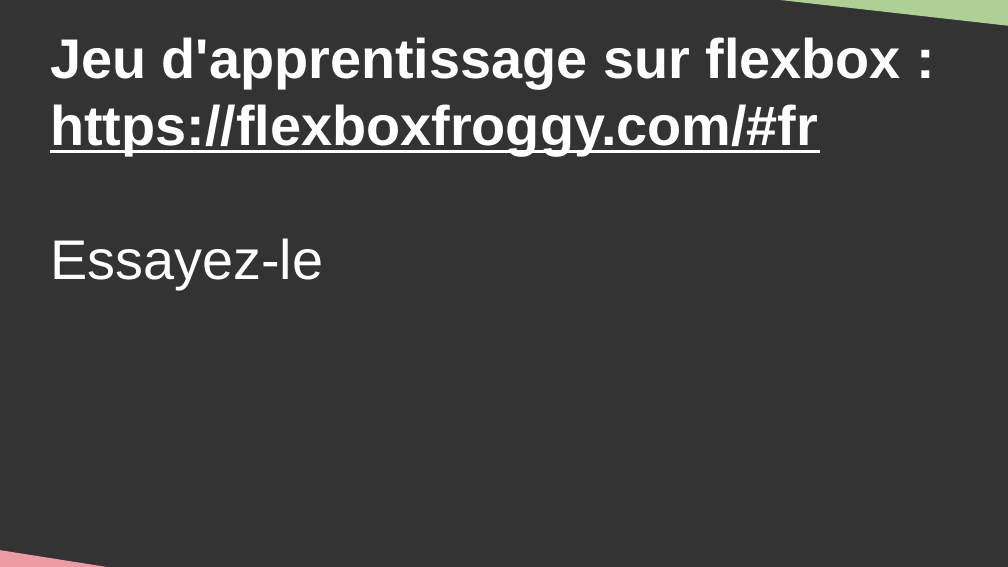
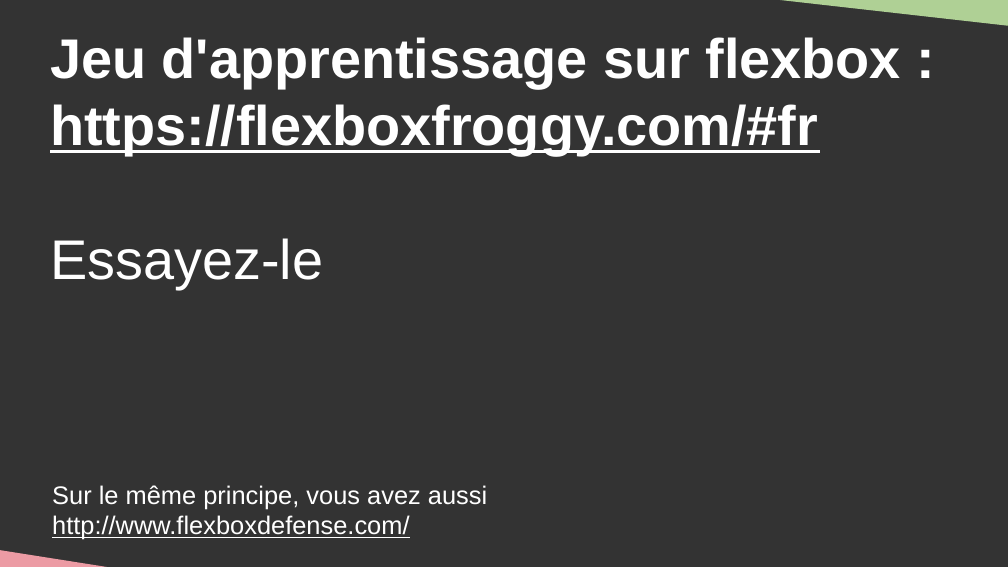
Before and after one commit to DanYellow/cours, a slide deck: slide 16 of integration-web-s1/travaux-pratiques/numero-8/presentation.odp. Drawn at 1008x567 pixels with LibreOffice and Linux fonts; fonts in the diff are those of the drawing. Boxes give left, top, right and bottom in pixels: in the first picture for what was removed or moved away, otherwise in the second. Text is boxed around its words. In the diff, an @@ line names an element or a change of style, - is before the commit and + after.

```diff
--- a/integration-web-s1/travaux-pratiques/numero-8/presentation.odp
+++ b/integration-web-s1/travaux-pratiques/numero-8/presentation.odp
@@ text added at <box>52,485,487,540</box>, 20 pt, text #FFFFFF @@
+Sur le même principe, vous avez aussi
+http://www.flexboxdefense.com/
```
Also in this commit, not shown: 15 other slides changed, 3 other files.
